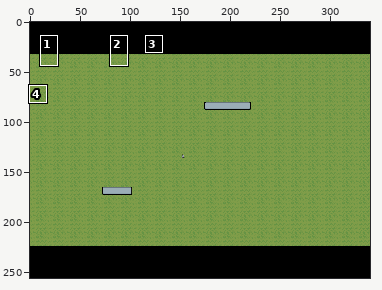
One commit to this sprite sheet: You Fight Monsters/prev/rFGhG1GdHrF5bqR.png. Above, an overview of the earlier version with the close-up marked.
Close-up. Before the edit:
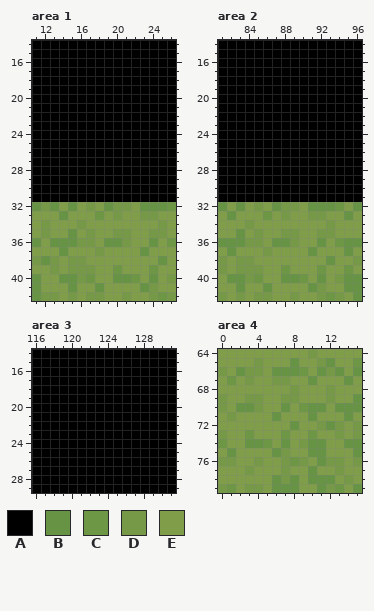
The file is 340x256 pixels. Colours within 5 levels of each other are drawn and written as one. Shown: area 1: x 11..26, y 14..42; area 2: x 81..96, y 14..42; area 3: x 116..131, y 14..29; area 4: x 0..15, y 64..79. The commit also changed other parts of the picture, which this record leaves out.
Palette (. is transparent): A #000000  B #669344  C #6d9645  D #769947  E #809d49
Pixels before, area 1, first column x 11:
14 AAAAAAAAAAAAAAAA
15 AAAAAAAAAAAAAAAA
16 AAAAAAAAAAAAAAAA
17 AAAAAAAAAAAAAAAA
18 AAAAAAAAAAAAAAAA
19 AAAAAAAAAAAAAAAA
20 AAAAAAAAAAAAAAAA
21 AAAAAAAAAAAAAAAA
22 AAAAAAAAAAAAAAAA
23 AAAAAAAAAAAAAAAA
24 AAAAAAAAAAAAAAAA
25 AAAAAAAAAAAAAAAA
26 AAAAAAAAAAAAAAAA
27 AAAAAAAAAAAAAAAA
28 AAAAAAAAAAAAAAAA
29 AAAAAAAAAAAAAAAA
30 AAAAAAAAAAAAAAAA
31 AAAAAAAAAAAAAAAA
32 BDBEBEDEBDDEBBBC
33 EEEBEEECEDEEDDEE
34 EDEEEDEEEEEEEEDE
35 EDEEBEDEEDDEEDDE
36 BEBBBDDEBBDEEBEC
37 EEEBEEEDEEEEBEEE
38 DBDEDDEEEEEEEEBE
39 EEDEDDDEECEEECEE
40 BEEBBDCEEBBCEBED
41 BEEEBEEBEEEEBDEE
42 BDDEDEDDEEDEEDCD
Pixels before, area 2, first column x 81:
14 AAAAAAAAAAAAAAAA
15 AAAAAAAAAAAAAAAA
16 AAAAAAAAAAAAAAAA
17 AAAAAAAAAAAAAAAA
18 AAAAAAAAAAAAAAAA
19 AAAAAAAAAAAAAAAA
20 AAAAAAAAAAAAAAAA
21 AAAAAAAAAAAAAAAA
22 AAAAAAAAAAAAAAAA
23 AAAAAAAAAAAAAAAA
24 AAAAAAAAAAAAAAAA
25 AAAAAAAAAAAAAAAA
26 AAAAAAAAAAAAAAAA
27 AAAAAAAAAAAAAAAA
28 AAAAAAAAAAAAAAAA
29 AAAAAAAAAAAAAAAA
30 AAAAAAAAAAAAAAAA
31 AAAAAAAAAAAAAAAA
32 BEBEDEBDDEBBBCEB
33 EBEEECEDEEDDEEBE
34 EEEDEEEEEEEEDEEE
35 EEBEDEEDDEEDDEEE
36 BBBDDEBBDEEBECBB
37 EBEEEDEEEEBEEEBE
38 DEDDEEEEEEEEBEED
39 DEDDDEECEEECEECE
40 EBBDCEEBBCEBEDBB
41 EEBEEBEEEEBDEEBB
42 DEDEDDEEDEEDCDEB
Pixels before, area 3, first column x 116:
14 AAAAAAAAAAAAAAAA
15 AAAAAAAAAAAAAAAA
16 AAAAAAAAAAAAAAAA
17 AAAAAAAAAAAAAAAA
18 AAAAAAAAAAAAAAAA
19 AAAAAAAAAAAAAAAA
20 AAAAAAAAAAAAAAAA
21 AAAAAAAAAAAAAAAA
22 AAAAAAAAAAAAAAAA
23 AAAAAAAAAAAAAAAA
24 AAAAAAAAAAAAAAAA
25 AAAAAAAAAAAAAAAA
26 AAAAAAAAAAAAAAAA
27 AAAAAAAAAAAAAAAA
28 AAAAAAAAAAAAAAAA
29 AAAAAAAAAAAAAAAA
Pixels before, area 4, first column x 0:
64 EEEEEEEEEEDEEEEE
65 EEEEDEEEBEEDBEEC
66 DEBDDEBBBCEBDBEB
67 ECEDEEDDEEBEEEBE
68 EEEEEEEEDEEEDEEE
69 DEEDDEEDDEEEDEEB
70 DEBBDEEBECBBEBBB
71 EDEEEEBEEEBEEEBE
72 EEEEEEEEBEEDBDED
73 DEECEEECEECEEDED
74 CEEBBCEBEDBBEEBB
75 EBEEEEBDEEBBEEEB
76 DDEEDEEDCDEBDDED
77 EEEDEEEDEEBEEDEE
78 EEEEEEBDBEBBBEDE
79 DCEDDEBBBEEBDCEB
And afterwards:
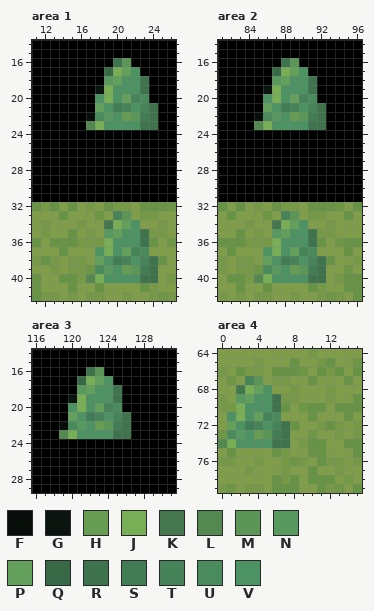
Colours new in this view: F #080e0a  G #0b140e  H #679c53  J #77ae56  K #44774e  L #538850  M #5b9657  N #58995f  P #62a05c  Q #386947  R #3e734e  S #427c54  T #468358  U #4a8b5e  V #4d9262
Changes in this commit:
Area 1:
y 16: x 20..21 AA -> RM
y 17: x 19..22 AAAA -> QJPV
y 18: x 19..23 AAAAA -> NPVVR
y 19: x 18..23 AAAAAA -> GJVVVR
y 20: x 18..23 AAAAAA -> VJVPTU
y 21: x 18..24 AAAAAAA -> PVSTVTR
y 22: x 17..24 AAAAAAAA -> FUNVHMSR
y 23: x 17..24 AAAAAAAA -> LJVVVVRR
y 33: x 20..21 DE -> TM
y 34: x 19..22 EEEE -> KJPV
y 35: x 19..23 EDDEE -> NPVVR
y 36: x 18..23 EBBDEE -> DJVVVR
y 37: x 18..23 DEEEEB -> VJVPTU
y 38: x 18..24 EEEEEEE -> PVSTVTR
y 39: x 17..24 DEECEEEC -> CUNVHMSR
y 40: x 17..24 CEEBBCEB -> LJVVVVRR
Area 2:
y 16: x 88..89 AA -> RM
y 17: x 87..90 AAAA -> QJPV
y 18: x 87..91 AAAAA -> NPVVR
y 19: x 86..91 AAAAAA -> GJVVVR
y 20: x 86..91 AAAAAA -> VJVPTU
y 21: x 86..92 AAAAAAA -> PVSTVTR
y 22: x 85..92 AAAAAAAA -> FUNVHMSR
y 23: x 85..92 AAAAAAAA -> LJVVVVRR
y 33: x 88..89 DE -> TM
y 34: x 87..90 EEEE -> KJPV
y 35: x 87..91 EDDEE -> NPVVR
y 36: x 86..91 EBBDEE -> DJVVVR
y 37: x 86..91 DEEEEB -> VJVPTU
y 38: x 86..92 EEEEEEE -> PVSTVTR
y 39: x 85..92 DEECEEEC -> CUNVHMSR
y 40: x 85..92 CEEBBCEB -> LJVVVVRR
Area 3:
y 16: x 122..123 AA -> RM
y 17: x 121..124 AAAA -> QJPV
y 18: x 121..125 AAAAA -> NPVVR
y 19: x 120..125 AAAAAA -> GJVVVR
y 20: x 120..125 AAAAAA -> VJVPTU
y 21: x 120..126 AAAAAAA -> PVSTVTR
y 22: x 119..126 AAAAAAAA -> FUNVHMSR
y 23: x 119..126 AAAAAAAA -> LJVVVVRR
Area 4:
y 67: x 3..4 DE -> TM
y 68: x 2..5 EEEE -> KJPV
y 69: x 2..6 EDDEE -> NPVVR
y 70: x 1..6 EBBDEE -> DJVVVR
y 71: x 1..6 DEEEEB -> VJVPTU
y 72: x 1..7 EEEEEEE -> PVSTVTR
y 73: x 0..7 DEECEEEC -> CUNVHMSR
y 74: x 0..7 CEEBBCEB -> LJVVVVRR
